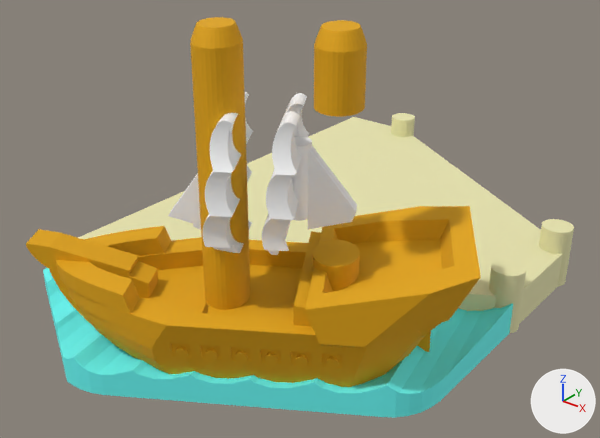
An edit to the glTF model public/assets/harbor_base.glb, drawn before and after from the same camera.
Rendered twice from a 50 mm lens placed at (34.9, -83.9, 27.6), pointed at (5.3, -46.9, 4.7). The axes (+X, +Y, +Z) are drawn at lower right. The lights are the same throughout. The picture after the commit comes second. Vertices at exactly the same position are counted once.

The older version as bpy lines, for what is in view:
```python
me_harbor_base___1 = bpy.data.meshes.new('harbor_base_-_1')
me_harbor_base___1.from_pydata(...)  # 7269 vertices, 14560 faces; spans x -7.3..20.4, y -63.0..-23.0, z 0.0..18.9
me_harbor_base___1.materials.append(mat_mat_harbor_base)
ob_harbor_base = bpy.data.objects.new('harbor_base', me_harbor_base___1)
ob_harbor_base.location = (0.0, 0.0, 0.0)
```
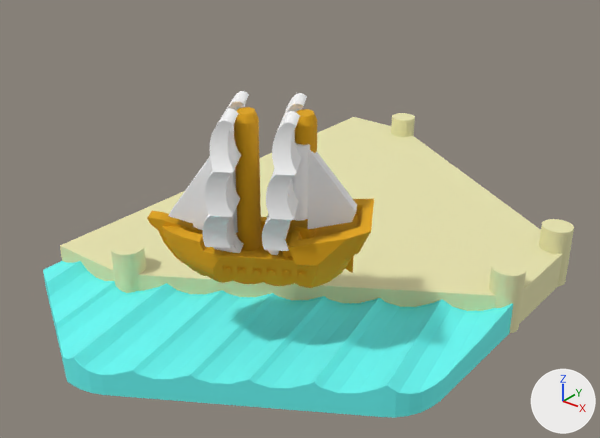
The edits, one by one:
me_harbor_base___1 is used by ob_harbor_base; location (0.0, 0.0, 0.0).
me_harbor_base___1 had 7269 vertices, 14560 faces and spanned x -7.3..20.4, y -63.0..-23.0, z 0.0..18.9.
me_harbor_base___1 now has 7269 vertices, 14560 faces and spans x -7.3..18.9, y -63.0..-23.0, z 0.0..14.9.
me_harbor_base___1 part 1: the loose piece of 3184 vertices spanning x -2.3..20.4, y -62.1..-45.5, z 1.3..18.9 is scaled about its middle by 0.5.
me_harbor_base___1 part 2: the loose piece of 376 vertices spanning x 11.0..13.6, y -54.0..-51.1, z 15.0..18.9 is scaled about its middle by 0.5, then moved by (-1.6, -0.6, -3.4).
Other edits to the shape of me_harbor_base___1 do not show in these pictures.

What differs and where, as boxes (x1, y1, x2, y2) in the pictures (600 x 438 px; the box of a moved part takes in the faces that stretch with it):
'harbor_base', reshaped (18% shorter): before (26, 17, 574, 418); after (43, 91, 574, 418)
part 1 of me_harbor_base___1, moved or reshaped: before (26, 17, 481, 387); after (147, 107, 374, 288)
part 2 of me_harbor_base___1, moved or reshaped: before (314, 20, 367, 117); after (295, 109, 317, 153)
